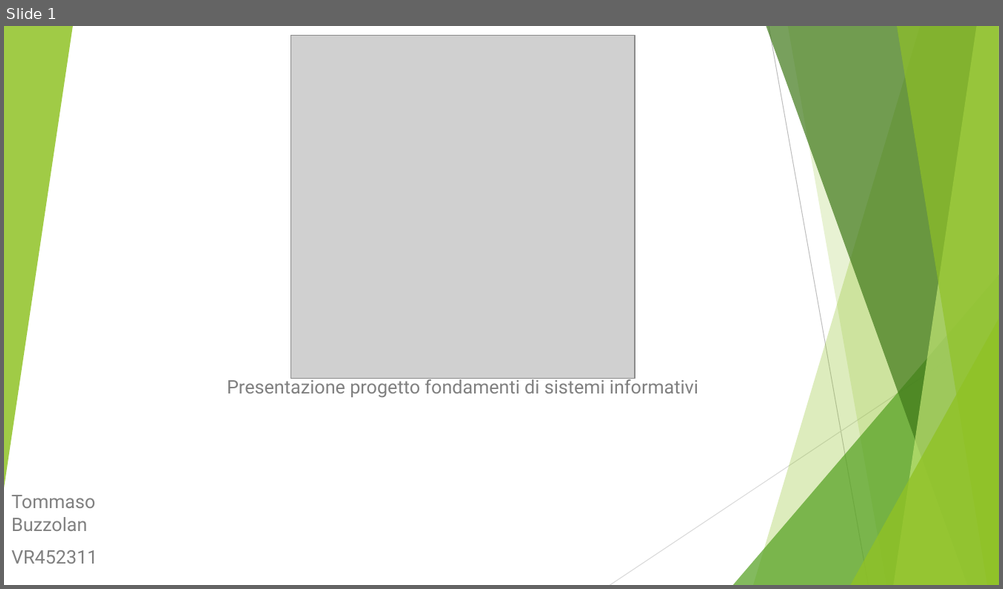
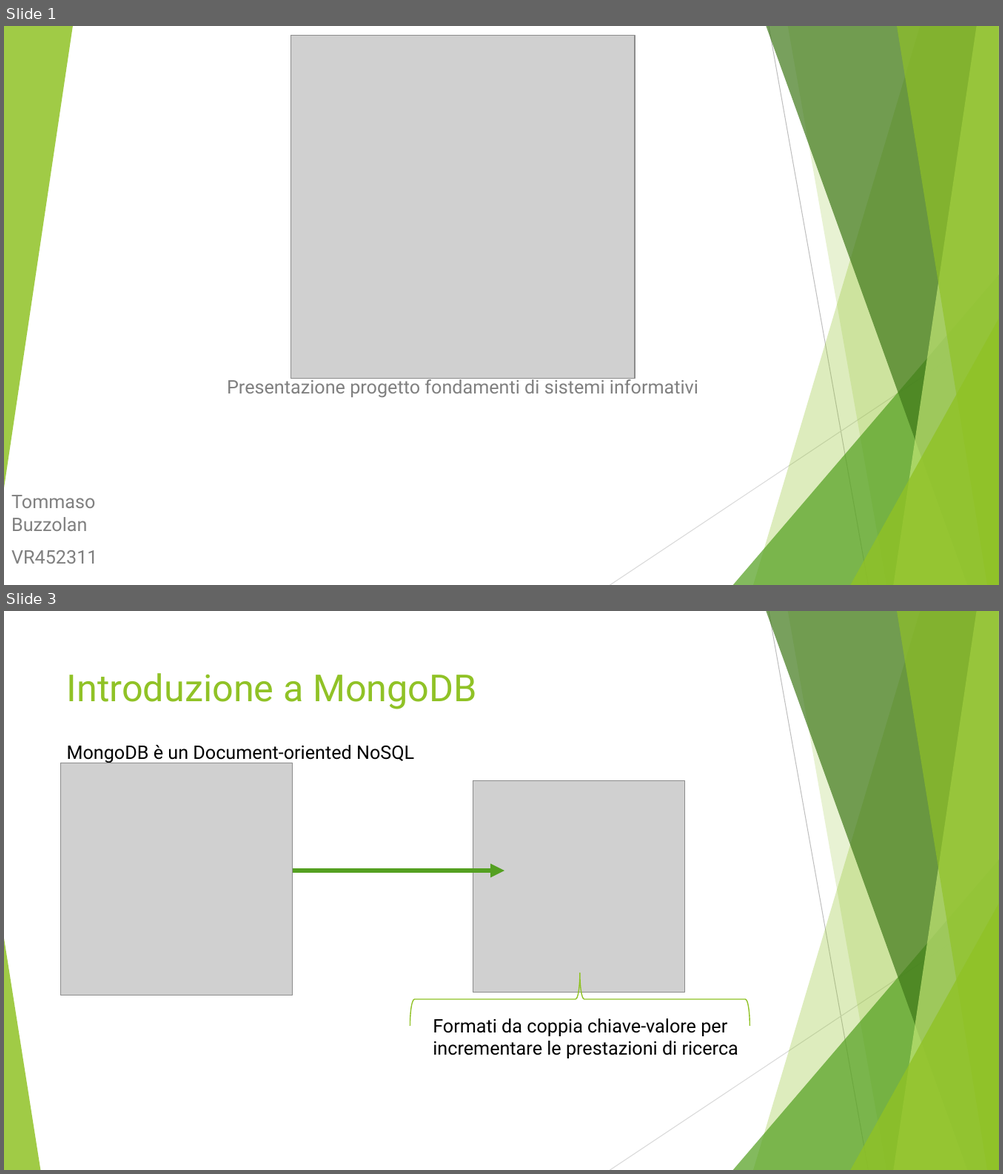
Before and after one commit to Buzzolan/VeronaCardMongoDB, a slide deck: Presentazione_progetto.pptx. Shown one above the other, each under a label of ours: slide 1 before the commit, slides 1 and 3 after it; the slides between them are not shown. The pictures are 1003x589 and 1003x1174 pixels, drawn with LibreOffice and Linux fonts; fonts in the diff are those of the drawing; grey boxes stand for pictures. Boxes give left, top, right and bottom in pixels: in the first picture for what was removed or moved away, otherwise in the second. Text is boxed around its words. In the diff, an @@ line names an element or a change of style, - is before the commit and + after.

Commit message:
Presentazione in costruzione: intro

```diff
--- a/Presentazione_progetto.pptx
+++ b/Presentazione_progetto.pptx
@@ slide 3 added at box(4, 611, 999, 1170), background #FFFFFF; not listed: 9 template elements that a slide beside it also shows @@
@@ title added at box(67, 673, 477, 709), 36 pt, text #90C226 @@
+Introduzione a MongoDB
@@ picture added at box(61, 763, 293, 995) @@
@@ text added at box(67, 745, 414, 786), 18 pt, text #000000 @@
+MongoDB è un Document-oriented NoSQL database.
@@ picture added at box(472, 780, 685, 992) @@
@@ arrow added from (293, 871) to (505, 871), #54A021 4.5 pt @@
@@ triangle added at box(4, 939, 40, 1170), fill #90C226 at 85% opacity @@
@@ right brace added at box(410, 973, 750, 1026), outline #90C226 1 pt @@
@@ text added at box(432, 1019, 738, 1059), 18 pt, text #000000 @@
+Formati da coppia chiave-valore per
+incrementare le prestazioni di ricerca
```
Also in this commit, not shown: 2 other slides added, 1 slide removed, 10 other files.
